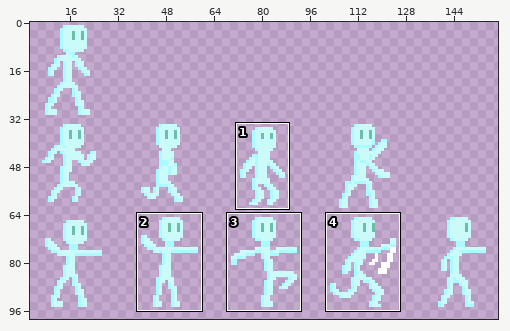
Two versions of one pixel-art file, AsepriteStuff/CharacterSheetBigger.aseprite. The picture above shows the old version from afar; the outline marks the close-up.
Close-up. The starting point:
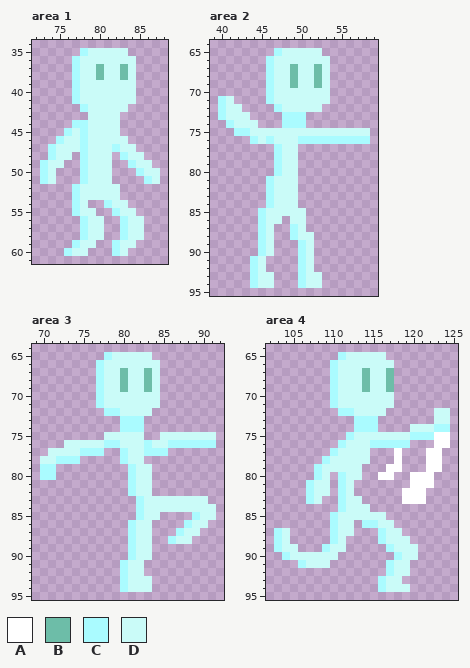
160x160 pixels, 1 frame. Shown: area 1: x 72..88, y 34..61; area 2: x 39..59, y 64..95; area 3: x 69..92, y 64..95; area 4: x 102..125, y 64..95. The wide view leaves out empty margins. The commit also changed other parts of the picture, which this record leaves out.
Palette (. is transparent): A #ffffff  B #6dbda8  C #aafbff  D #cafbf8
Pixels before, area 1, first column x 73:
35 .....CDDDDD....
36 ....CDDDDDDD...
37 ....CDDBDDBD...
38 ....CDDBDDBD...
39 ....CDDDDDDD...
40 ....CDDDDDDD...
41 ....CDDDDDDD...
42 .....CDDDDD....
43 ......DDDD.....
44 ....CCDDDD.....
45 ...CDCDDDD.....
46 ..CDDCDDDDD....
47 .CDDDCDDDCDD...
48 .CDD.CDDD.CDD..
49 CDD..CDDD..CDD.
50 CD...CDDD...CDD
51 CD...CDDD....CD
52 ....CDDDDD.....
53 ....CDDDDD.....
54 ....CD..CDD....
55 ....CDD..CDD...
56 .....CDD..CDD..
57 .....CDD..CDD..
58 .....CDD..CDD..
59 ....CDD..CDD...
60 ...CDD...CD....
Pixels before, area 2, first column x 40:
65 .......CDDDDD......
66 ......CDDDDDDD.....
67 ......CDDBDDBD.....
68 ......CDDBDDBD.....
69 ......CDDBDDBD.....
70 ......CDDDDDDD.....
71 CD....CDDDDDDD.....
72 CDD....CDDDDD......
73 CDDD....CCC........
74 .CDDD...CCC........
75 ..CCDDDDDDDDDDDDDDD
76 ....CDCDDDCCCCCCCCC
77 .......CDD.........
78 .......CDD.........
79 .......CDD.........
80 .......CDD.........
81 ......CDDD.........
82 ......CDDD.........
83 ......CDDD.........
84 ......CDDD.........
85 .....CDDDDD........
86 .....CDD.DD........
87 .....CD..CD........
88 .....CD..CDD.......
89 .....CD...CD.......
90 .....CD...CD.......
91 ....CD....CD.......
92 ....CD....CD.......
93 ....CDD...CDD......
94 ....CDD...CDD......
Pixels before, area 3, first column x 70:
65 ........CDDDDD........
66 .......CDDDDDDD.......
67 .......CDDBDDBD.......
68 .......CDDBDDBD.......
69 .......CDDBDDBD.......
70 .......CDDDDDDD.......
71 .......CDDDDDDD.......
72 ........CCDDDD........
73 ..........CCC.........
74 ..........CCC.........
75 ........DDDDD..DDDDDDD
76 ...DDDDDCCDDDCDDCCCCCC
77 .DDDDCCC..CDDCCC......
78 DDCCC.....CDD.........
79 CC.........CDD........
80 CC.........CDD........
81 ...........CDD........
82 ...........CDD........
83 ............CDDDDDDDD.
84 ............CDDDDDDDDD
85 ............CDD....CDD
86 ...........CDD....CDD.
87 ...........CDD...CDD..
88 ...........CDD..CDD...
89 ...........CDD........
90 ...........CDD........
91 ..........CDD.........
92 ..........CDD.........
93 ..........CDDD........
94 ..........CDDD........
Pixels before, area 4, first column x 103:
65 ........CDDDDD........
66 .......CDDDDDDD.......
67 .......CDDDBDDB.......
68 .......CDDDBDDB.......
69 .......CDDDBDDB.......
70 .......CDDDDDDD.......
71 .......CDDDDDDD.......
72 ........CCDDDD......DD
73 ..........CCC.......DD
74 ..........CCC....DDDCC
75 .........CDDDDDDDCCCAA
76 ........CDDDCCCCC...AA
77 .......CDDDD...A...AA.
78 ......CDDDDD...A...AA.
79 .....CDDDDD...AA...AA.
80 .....CD.CDD..AA..AAA..
81 ....CDD.CD.......AAA..
82 ....CDD.CD......AAA...
83 ....CD..CDD.....AAA...
84 ........CDDD..........
85 .......CDDDDDD........
86 .......CDD.CCDD.......
87 CD.....CDD...CDD......
88 CD.....CD....CDDD.....
89 CDD...CDD.....CDDD....
90 .CDDDDDD.......CDD....
91 ...CDDD.......CDD.....
92 ..............CDD.....
93 .............CDD......
94 .............CDDD.....
The result:
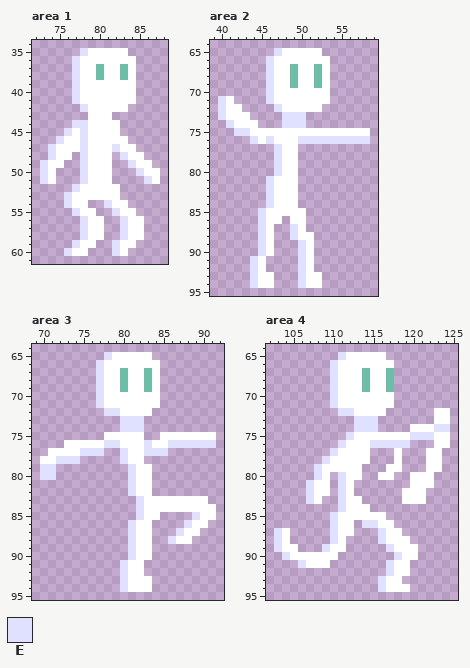
Colours new in this view: E #e0e0ff
Diff:
Changed rows in their new state; - is an unchanged pixel.
Area 1:
first column x 73:
35 -----EAAAAA----
36 ----EAAAAAAA---
37 ----EAA-AA-A---
38 ----EAA-AA-A---
39 ----EAAAAAAA---
40 ----EAAAAAAA---
41 ----EAAAAAAA---
42 -----EAAAAA----
43 ------AAA.-----
44 ----EEAAAA-----
45 ---EAEAAAA-----
46 --EAAEAAAAA----
47 -EAAAEAAAEAA---
48 -EAA-EAAA-EAA--
49 EAA--EAAA--EAA-
50 EA---EAAA---EAA
51 EA---EAAA----EA
52 ----EAAAAA-----
53 ---EAAAAAA-----
54 ---EAA--EAA----
55 ----EAA--EAA---
56 -----EAA--EAA--
57 -----EAA--EAA--
58 -----EAA--EAA--
59 ----EAA--EAA---
60 ---EAA---EA----
Area 2:
first column x 40:
65 -------EAAAAA------
66 ------EAAAAAAA-----
67 ------EAA-AA-A-----
68 ------EAA-AA-A-----
69 ------EAA-AA-A-----
70 ------EAAAAAAA-----
71 EA----EAAAAAAA-----
72 EAA----EAAAAA------
73 EAAA----EEE--------
74 -EAAA---EEE--------
75 --EEAAAAAAAAAAAAAAA
76 ----EAEAAAEEEEEEEEE
77 -------EAA---------
78 -------EAA---------
79 -------EAA---------
80 -------EAA---------
81 ------EAAA---------
82 ------EAAA---------
83 ------EAAA---------
84 ------EAAA---------
85 -----EAAAAA--------
86 -----EAA-AA--------
87 -----EA--EA--------
88 -----EA--EAA-------
89 -----EA---EA-------
90 -----EA---EA-------
91 ----EA----EA-------
92 ----EA----EA-------
93 ----EAA---EAA------
94 ----EAA---EAA------
Area 3:
first column x 70:
65 --------EAAAAA--------
66 -------EAAAAAAA-------
67 -------EAA-AA-A-------
68 -------EAA-AA-A-------
69 -------EAA-AA-A-------
70 -------EAAAAAAA-------
71 -------EAAAAAAA-------
72 --------EEAAAA--------
73 ----------EEE---------
74 ----------EEE---------
75 --------AAAAA--AAAAAAA
76 ---AAAAAEEAAAEAAEEEEEE
77 -AAAAEEE--EAAEEE------
78 AAEEE-----EAA---------
79 EE---------EAA--------
80 EE---------EAA--------
81 -----------EAA--------
82 -----------EAA--------
83 ------------EAAAAAAAA-
84 ------------EAAAAAAAAA
85 ------------EAA----EAA
86 -----------EAA----EAA-
87 -----------EAA---EAA--
88 -----------EAA--EAA---
89 -----------EAA--------
90 -----------EAA--------
91 ----------EAA---------
92 ----------EAA---------
93 ----------EAAA--------
94 ----------EAAA--------
Area 4:
first column x 103:
65 --------EAAAAA--------
66 -------EAAAAAAA-------
67 -------EAAA-AA--------
68 -------EAAA-AA--------
69 -------EAAA-AA--------
70 -------EAAAAAAA-------
71 -------EAAAAAAA-------
72 --------EEAAAA------AA
73 ----------EEE-------AA
74 ----------EEE----AAAEE
75 ---------EAAAAAAAEEE--
76 --------EAAAEEEEE-----
77 -------EAAAA----------
78 ------EAAAAA----------
79 -----EAAAAA-----------
80 -----EA-EAA-----------
81 ----EAA-EA------------
82 ----EAA-EA------------
83 ----EA--EAA-----------
84 --------EAAA----------
85 -------EAAAAAA--------
86 -------EAA-EEAA-------
87 EA-----EAA---EAA------
88 EA-----EA----EAAA-----
89 EAA---EAA-----EAAA----
90 -EAAAAAA-------EAA----
91 ---EAAA-------EAA-----
92 --------------EAA-----
93 -------------EAA------
94 -------------EAAA-----
Where, in picture pixels (left, top, right, bottom), the same in both close-ups:
changed: (40, 48, 160, 256)
changed: (218, 48, 370, 288)
changed: (40, 352, 216, 592)
changed: (274, 352, 450, 592)
